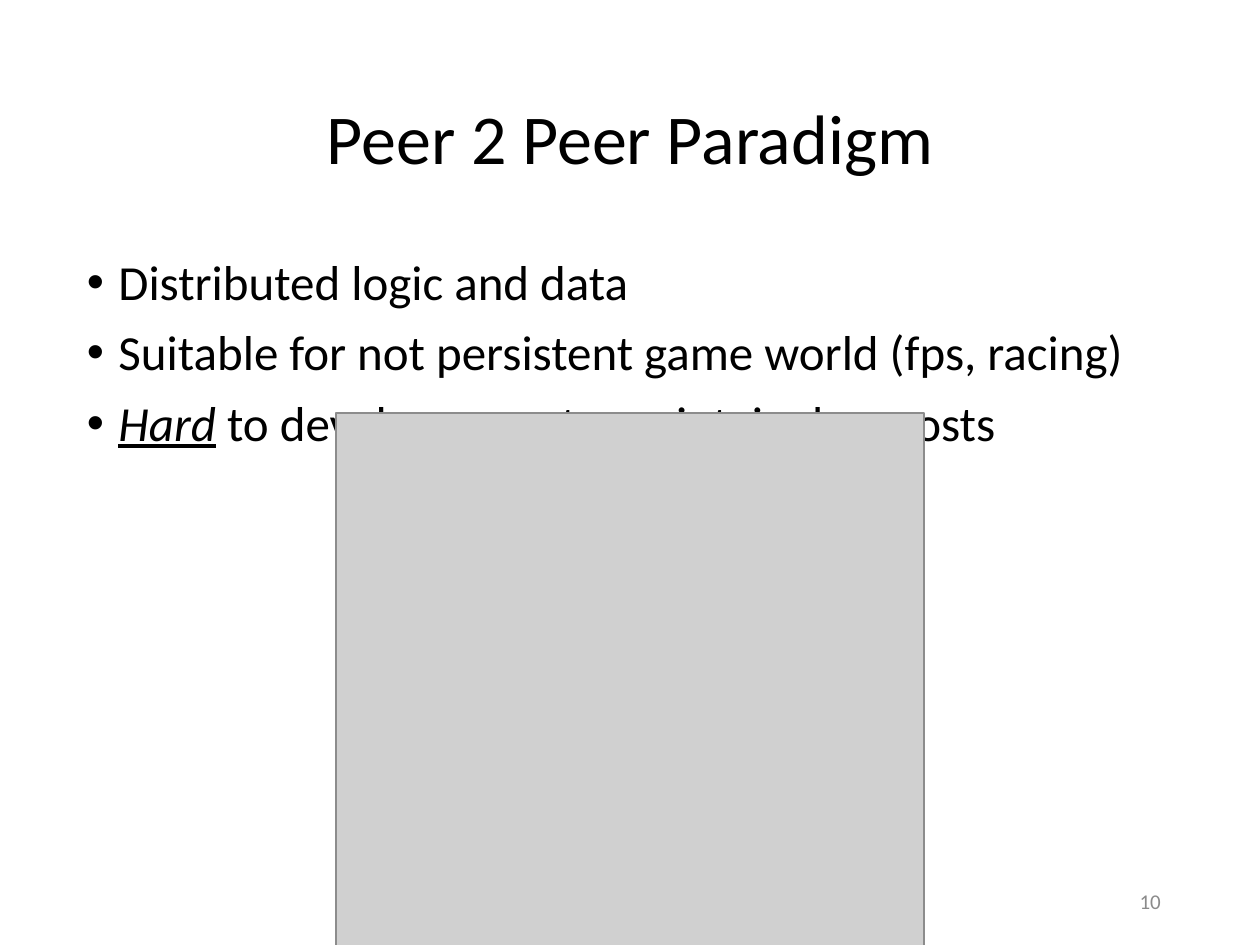
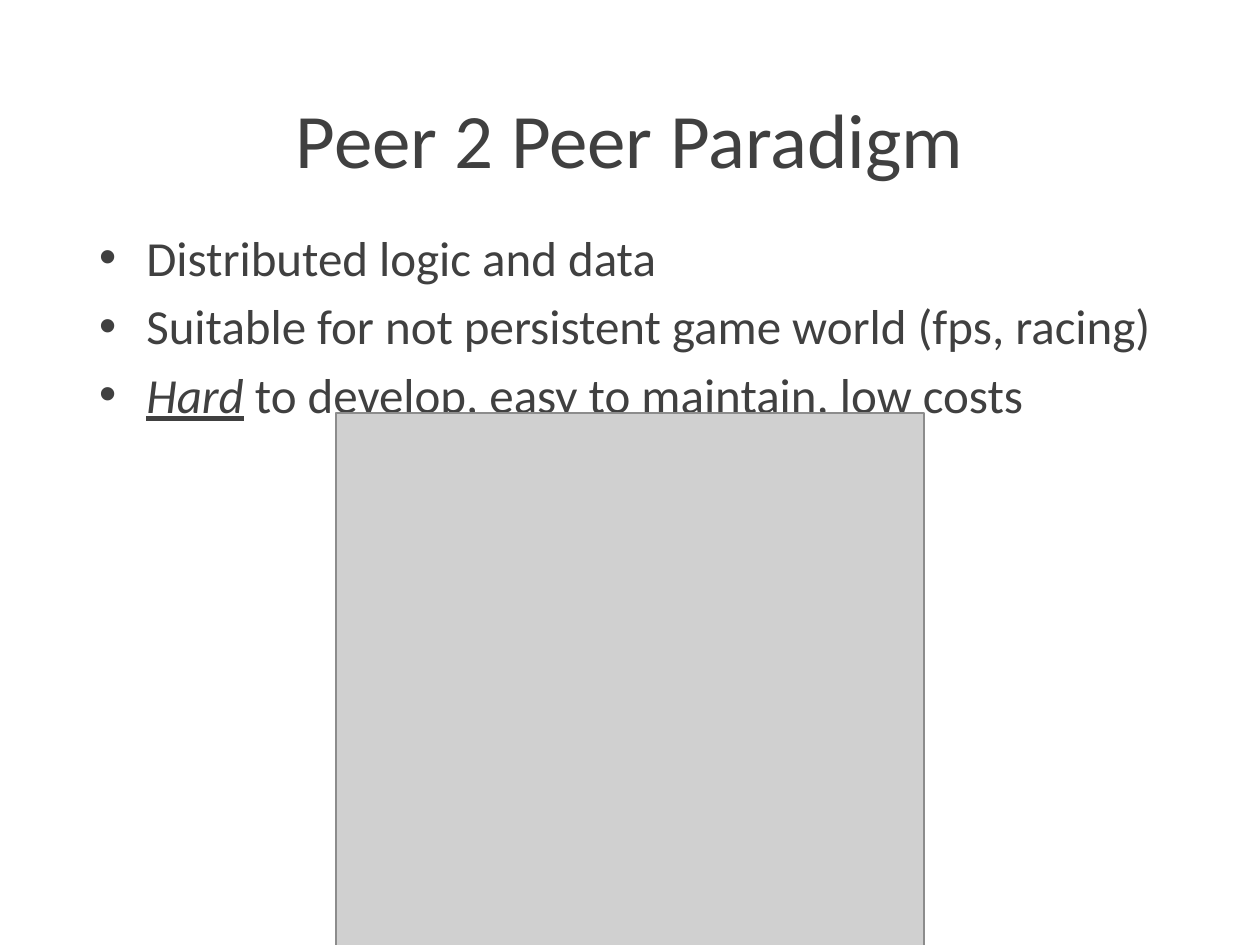
Before and after one commit to Lotti/codemotion2015, a slide deck: slide 10 of slides/slides.pptx. Drawn at 1260x945 pixels with LibreOffice and Linux fonts; fonts in the diff are those of the drawing; grey boxes stand for pictures; background and template pictures are left out. Boxes give left, top, right and bottom in pixels: in the first picture for what was removed or moved away, otherwise in the second. Text is boxed around its words. In the diff, an @@ line names an element or a change of style, - is before the commit and + after.

```diff
--- a/slides/slides.pptx
+++ b/slides/slides.pptx
@@ title "Peer 2 Peer Paradigm": place and size @@
-title "Peer 2 Peer Paradigm" at [327, 115, 933, 176]
+title "Peer 2 Peer Paradigm" at [296, 114, 963, 182]
@@ title "Peer 2 Peer Paradigm" at [296, 114, 963, 182]: size 40 to 44 pt, text colour #000000 to #404040; line spacing 0.9 to 1; vertical alignment middle to top @@
@@ text "Distributed logic and data": place and size @@
-text "Distributed logic and data" at [118, 266, 1122, 452]
+text "Distributed logic and data" at [146, 242, 1150, 425]
@@ text "Distributed logic and data" at [146, 242, 1150, 425]: text colour #000000 to #404040; indent changed; line spacing 0.9 to 1; less space between paragraphs @@
@@ page number removed at [1140, 895, 1161, 909] @@
-10
```
Also in this commit, not shown: 12 other slides changed, 1 slide added, 19 slides removed, 11 other files.
